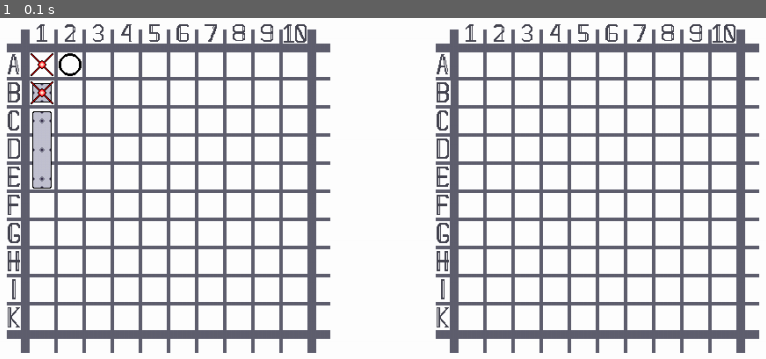
Above: before the commit, frame 1.
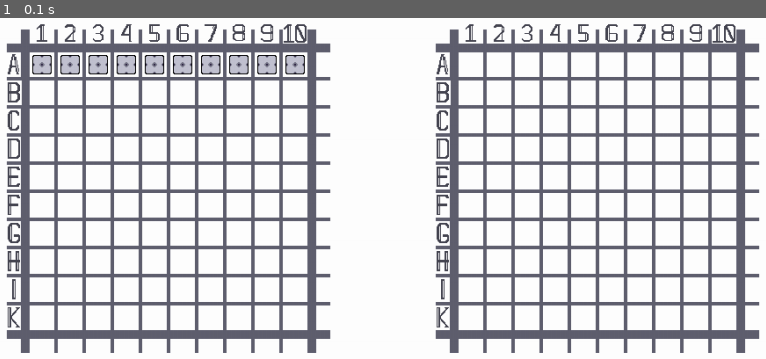
Above: after the commit, the same moment.

Repository: Alan-Bobrov/Battleship-with-pygame
Game: pygame game, started from game.py
Two runs of this game, one before a commit and one after it. Both use one fixed random seed, a clock stepped at 60 frames per second and the inputs below.
Inputs:
- Up to frame 1 (0.1 s): no input

The runs differ from the first frame. In frame 1, 2.3% of the frame differs, in the area x 3-40%, y 10-51%.

Commit message:
Update game.py

Diff:
--- a/game.py
+++ b/game.py
@@ -2,6 +2,15 @@
 from classes import *
 
 pg.init()
+
+x_coords = []
+y_coords = []
+
+for i in range(10):
+    first_num = 476 + 32 * i
+    second_num = first_num + 28
+    y_coords.append((first_num, second_num))
+    x_coords.append((first_num - 366, second_num))
 
 screen = pg.display.set_mode((1024, 900))
 screen.fill((255, 255, 255))
@@ -14,16 +23,21 @@
 
 
 screen.blit(FieldImg, (0, 0))
-screen.blit(SkipImg, (142, 476))
-screen.blit(HitImg, (110, 476))
+# screen.blit(SkipImg, (142, 476))
+# screen.blit(HitImg, (110, 476))
 
-screen.blit(OneDeckShipImg, (110, 508))
+# screen.blit(OneDeckShipImg, (110, 508))
 
-screen.blit(ShipStartImg, (110, 604))
-screen.blit(ShipContinueImg, (110, 570))
-screen.blit(ShipEndImg, (110, 540))
+# screen.blit(ShipStartImg, (110, 604))
+# screen.blit(ShipContinueImg, (110, 570))
+# screen.blit(ShipEndImg, (110, 540))
 
-screen.blit(HitImg, (110, 508))
+
+# screen.blit(HitImg, (110, 508))
+
+for i in y_coords:
+    for j in x_coords:
+        screen.blit(OneDeckShipImg, (j[0], 476))
 
 is_game = True
 while is_game:
@@ -31,4 +45,11 @@
         if event.type == pg.QUIT:
             is_game = False
 
+        elif event.type == pg.MOUSEBUTTONDOWN:
+            x, y = pg.mouse.get_pos()
+            for iy in range(10):
+                for jx in range(10):
+                    if (x_coords[jx][0] <= x <= x_coords[jx][1]) and (y_coords[iy][0] <= y <= y_coords[iy][1]):
+                        screen.blit(OneDeckShipImg, (x_coords[jx][0], y_coords[iy][0]))
+
     pg.display.flip()
